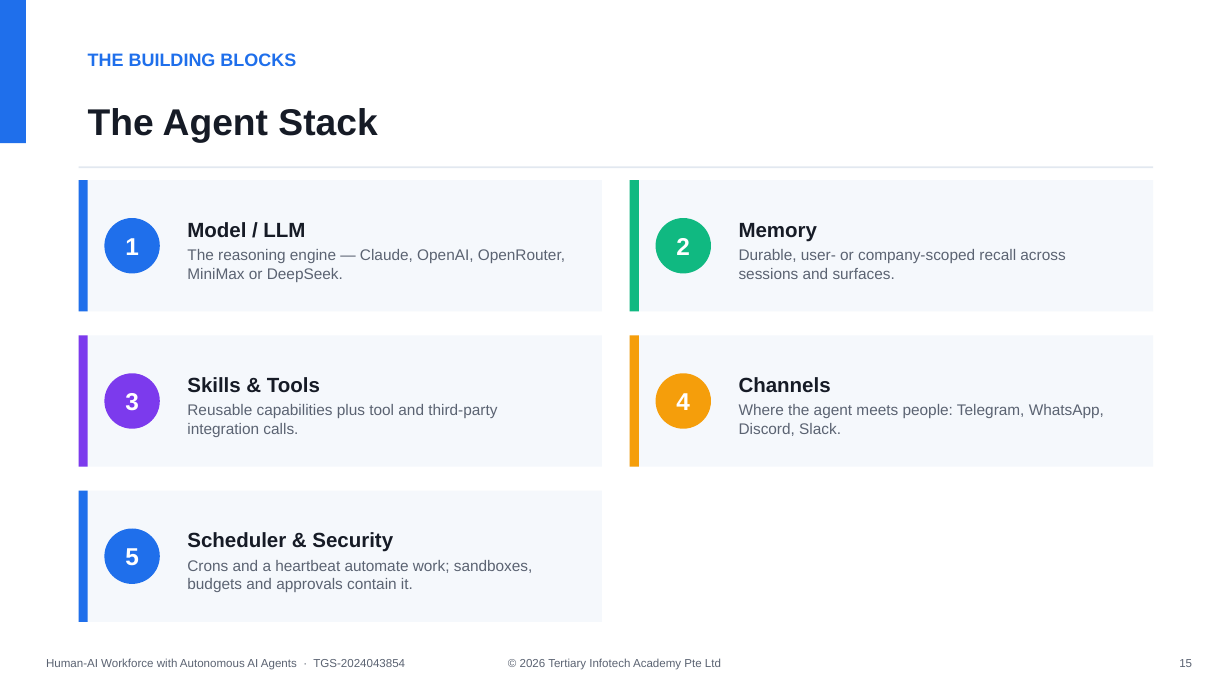
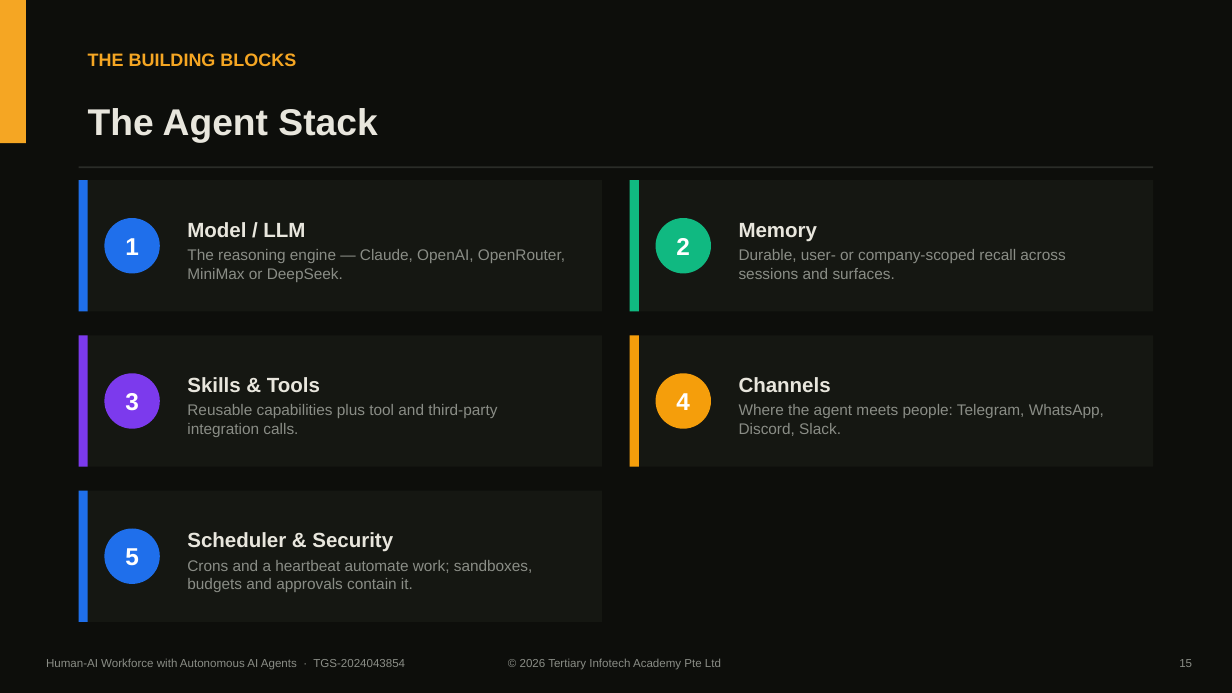
Before and after one commit to tertiarycourses/TGS-2024043854-Build-a-Human-AI-Workforce-with-Autonomous-AI-Agents, a slide deck: slide 16 of courseware/Human-AI Workforce with Autonomous AI Agents-v1.3.pptx. Drawn at 1232x693 pixels with LibreOffice and Linux fonts; fonts in the diff are those of the drawing. Boxes give left, top, right and bottom in pixels: in the first picture for what was removed or moved away, otherwise in the second. Text is boxed around its words. In the diff, an @@ line names an element or a change of style, - is before the commit and + after.

```diff
--- a/courseware/Human-AI Workforce with Autonomous AI Agents-v1.3.pptx
+++ b/courseware/Human-AI Workforce with Autonomous AI Agents-v1.3.pptx
@@ rectangle at bbox=[0, 0, 26, 143]: fill #1F6FEB to #F5A623 @@
@@ rectangle added at bbox=[0, 0, 1232, 693], fill #0D0E0B @@
@@ text "THE BUILDING BLOCKS" at bbox=[88, 53, 296, 66]: text colour #1F6FEB to #F5A623 @@
@@ text "The Agent Stack" at bbox=[88, 108, 377, 143]: text colour #161B26 to #E8E6DD @@
@@ rectangle at bbox=[79, 166, 1153, 168]: fill #E2E8F0 to #2A2C28 @@
@@ text "Model / LLM" at bbox=[187, 222, 565, 282]: text colour #161B26 to #E8E6DD in "Model / LLM"; text colour #5B6372 to #8A8D86 in "The reasoning engine — Claude, OpenAI, OpenRouter, ..." @@
@@ text "Memory" at bbox=[739, 223, 1065, 279]: text colour #161B26 to #E8E6DD in "Memory"; text colour #5B6372 to #8A8D86 @@
@@ text "Skills & Tools" at bbox=[187, 377, 497, 437]: text colour #161B26 to #E8E6DD in "Skills & Tools"; text colour #5B6372 to #8A8D86 in "Reusable capabilities plus tool and third-party integration ..." @@
@@ text "Channels" at bbox=[739, 377, 1104, 436]: text colour #161B26 to #E8E6DD in "Channels"; text colour #5B6372 to #8A8D86 in "Where the agent meets people: Telegram, WhatsApp, ..." @@
@@ fill #F5F8FC to #151712 in 5 elements at bbox=[79, 180, 603, 311], bbox=[630, 180, 1154, 311], bbox=[79, 335, 603, 467], bbox=[630, 335, 1154, 467], bbox=[79, 491, 603, 622] @@
@@ text "Scheduler & Security" at bbox=[187, 532, 533, 592]: text colour #161B26 to #E8E6DD in "Scheduler & Security"; text colour #5B6372 to #8A8D86 in "Crons and a heartbeat automate work; sandboxes, ..." @@
@@ text colour #5B6372 to #8A8D86 in 3 elements at bbox=[46, 658, 405, 670], bbox=[520, 658, 721, 670], bbox=[1179, 659, 1192, 667] @@
```
Also in this commit, not shown: 174 other slides changed, 8 other files.
